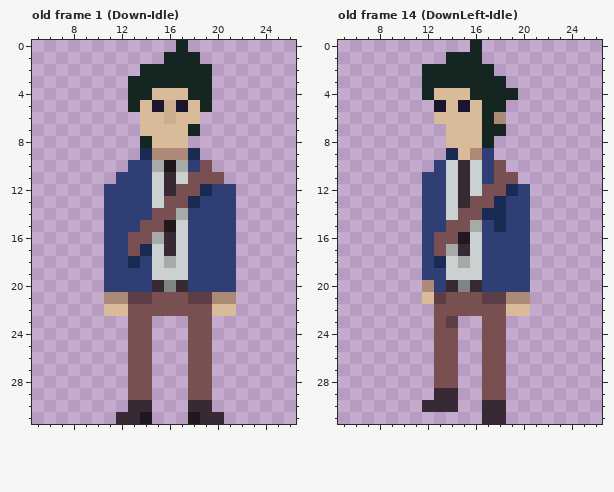
Edited in one commit: pixel-art file (assets_builders/Art/Teo.aseprite). The picture above was drawn from the file before the commit.
32x32 pixels, 329 frames. Shown: old frame 1 (Down-Idle): x 5..26, y 0..31; old frame 14 (DownLeft-Idle): x 5..26, y 0..31. The commit also changed other frames, which this record leaves out.
And afterwards:
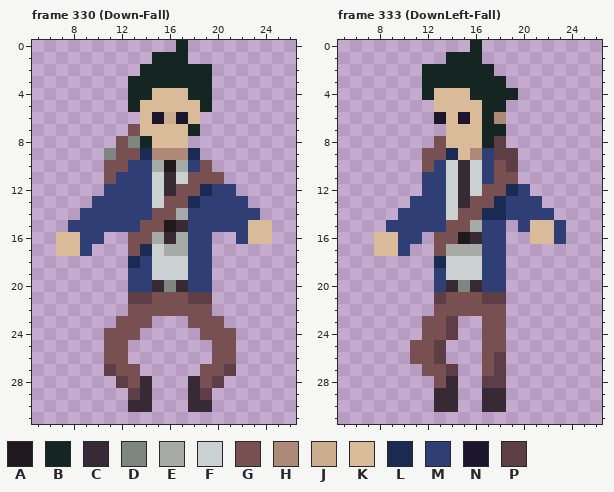
Palette (. is transparent): A #1f181d  B #152622  C #382a35  D #7f8580  E #a6aba8  F #cbd1d0  G #785052  H #ad8a78  J #ccad8d  K #d9bb9a  L #192b52  M #2f3f75  N #1c152e  P #5e3e46
A new or re-ordered frame is compared with the old frame closest to it.
Edits made:
frames 329 -> 361
Changed rows in their new state; - is an unchanged pixel.
Frame 330 (Down-Fall) is new; against old frame 1 (Down-Idle):
first column x 15:
 1 B--.
first column x 7:
 5 --------KKK-------
 6 --------N-N-------
 7 ------G-----------
 8 -----GD-----------
 9 ----DGG-----------
10 ----GG------------
11 ----G-------------
13 ---M-----------M--
14 --MM-----------MM-
15 -MMM------C----MKK
16 KKMM..----E--..MKK
17 KKM-..---EE--..---
18 ----..---F---..---
19 ----..-------..---
20 ----..-------..---
21 ----..-------..---
22 ----..-------..---
23 -----G-------G----
24 ----GG-.---.-GG---
25 ----GG..---..GG---
26 ----GG..---..GG---
27 ----PG-.---.-GP---
28 -----P-C---C-P----
29 ------PC---CP-----
31 -----...---...----
Frame 333 (DownLeft-Fall) is new; against old frame 14 (DownLeft-Idle):
first column x 8:
 5 -----K-K--------
 6 -----N-N--------
 8 -----G----P-----
 9 ----GG----PP----
10 ----G------P----
13 ---M---------M--
14 --MM---------MM-
15 -MMM------M.-KKM
16 KKMM.---C--..KKM
17 KKM-.--EE--..---
18 ----.--F---..---
19 ----.------..---
20 ----.------..---
21 ----.------..---
22 -----------..---
23 ----G-----------
24 ----G-P---------
25 ---GGP.---------
26 ---GGP.---P-----
27 ----G-P---P-----
28 ------C--PP-----
29 ---------CC-----
30 ----.-----------
31 ---------..-----
